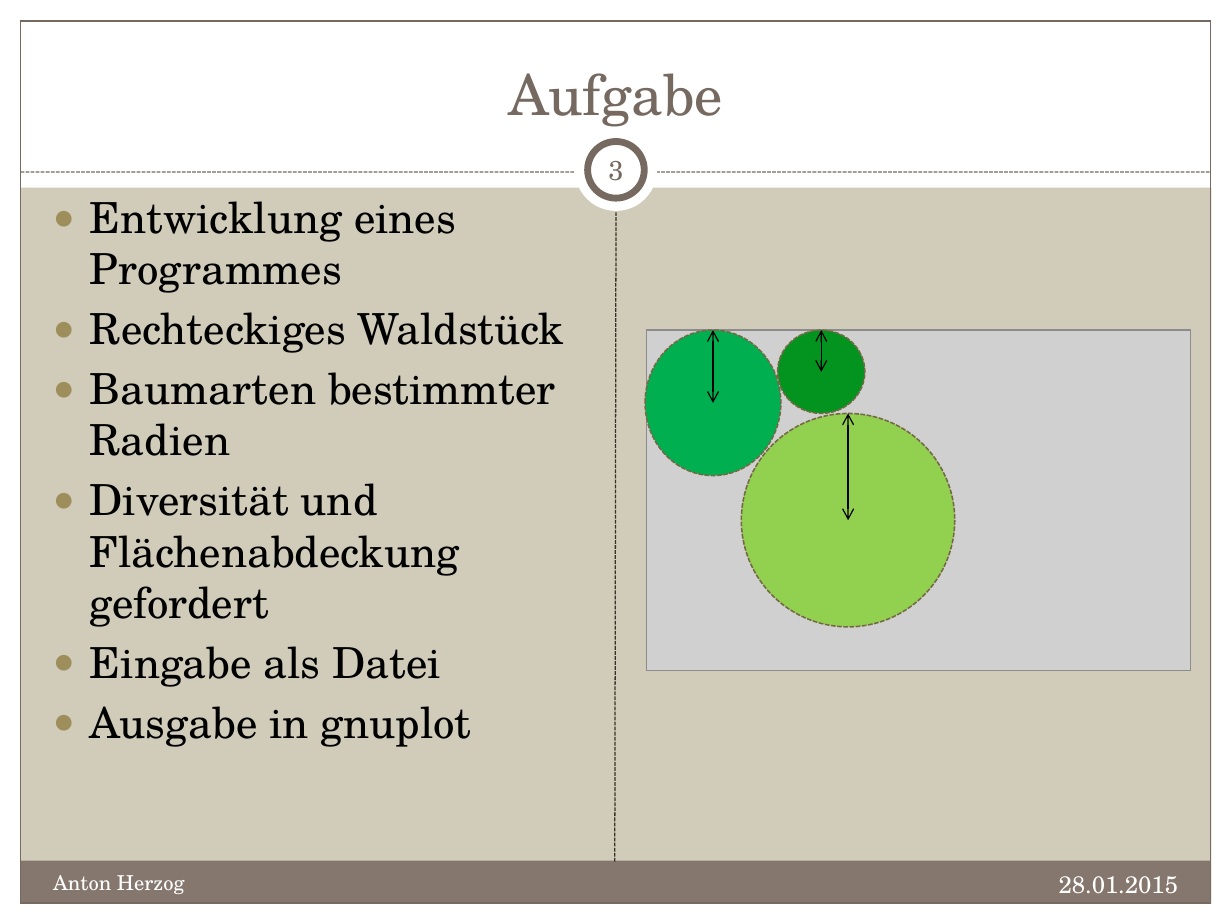
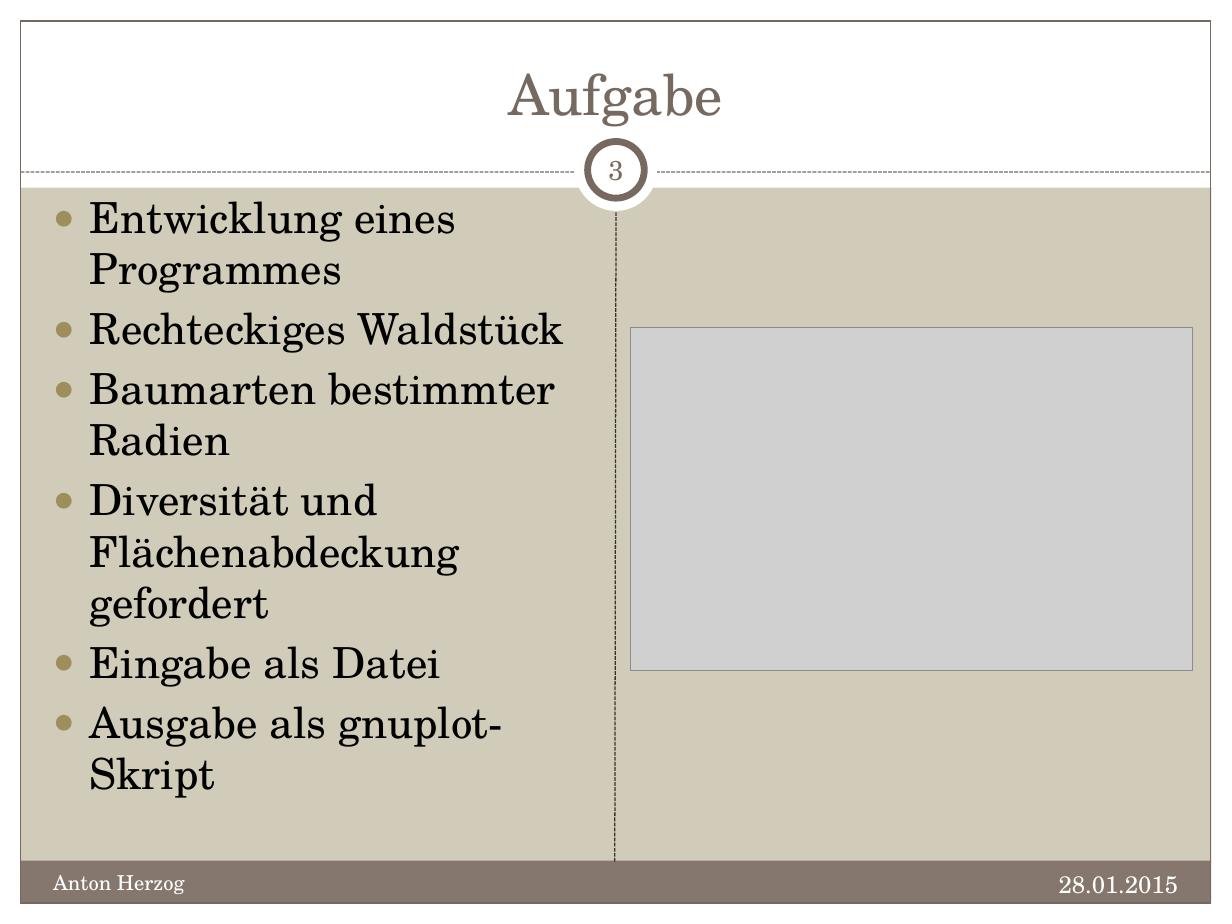
Before and after one commit to sqeezy/RettetDieBaeume, a slide deck: slide 3 of doc/AufforstungMischwald.pptx. Drawn at 1232x924 pixels with LibreOffice and Linux fonts; fonts in the diff are those of the drawing; grey boxes stand for pictures. Boxes give left, top, right and bottom in pixels: in the first picture for what was removed or moved away, otherwise in the second. Text is boxed around its words. In the diff, an @@ line names an element or a change of style, - is before the commit and + after.

```diff
--- a/doc/AufforstungMischwald.pptx
+++ b/doc/AufforstungMischwald.pptx
@@ picture added at bbox=[631, 328, 1194, 670] @@
@@ ellipse removed at bbox=[646, 330, 781, 476] @@
@@ double arrow removed from (713, 330) to (713, 403) @@
@@ ellipse removed at bbox=[777, 330, 865, 414] @@
@@ double arrow removed from (822, 330) to (822, 372) @@
@@ ellipse removed at bbox=[742, 414, 955, 627] @@
@@ double arrow removed from (848, 414) to (848, 520) @@
@@ text at bbox=[90, 706, 502, 798]: text changed @@
-● Ausgabe in gnuplot
+● Ausgabe als gnuplot-Skript
```
Also in this commit, not shown: 1 other slide changed, 1 slide added.
